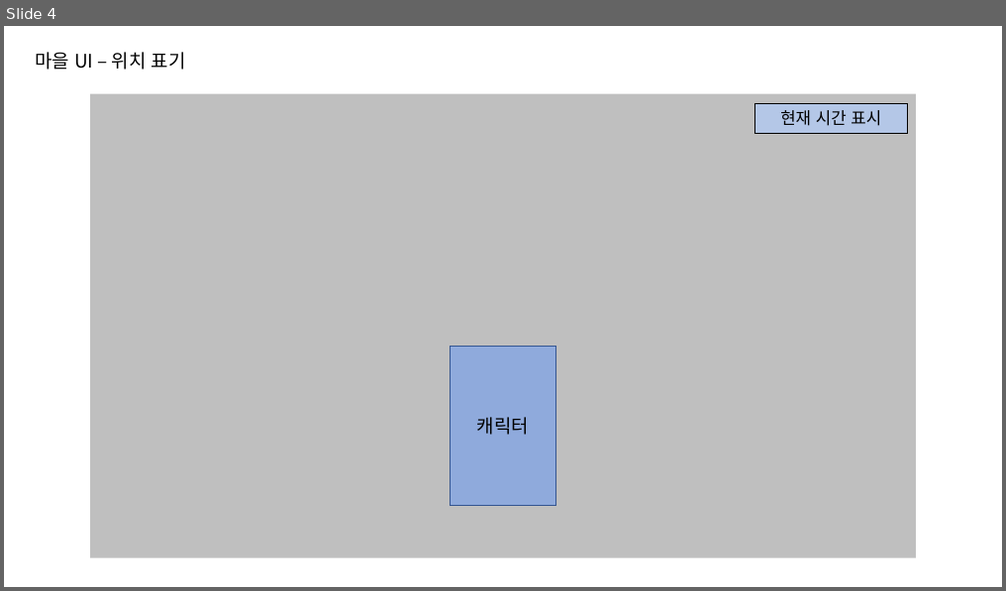
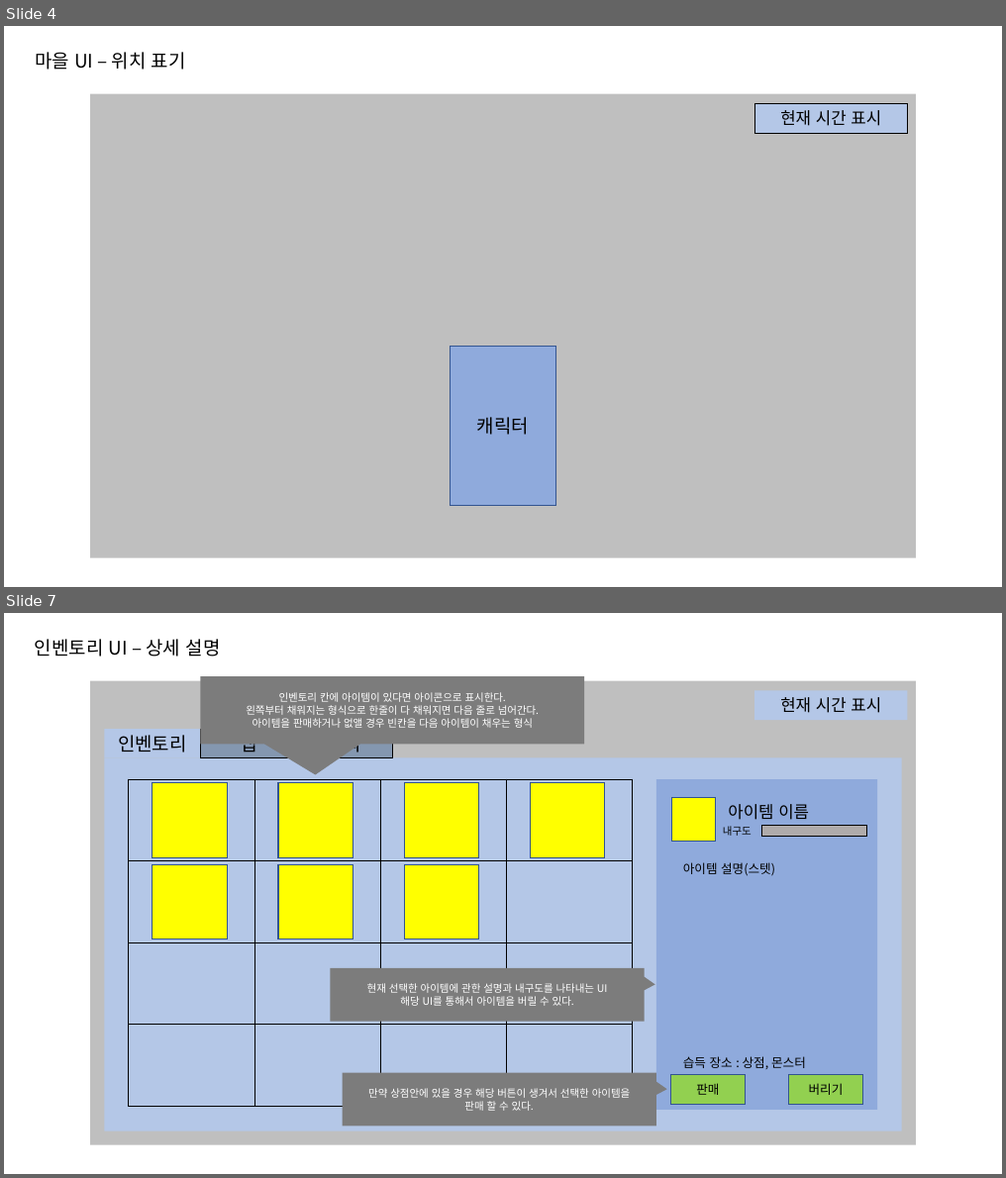
Before and after one commit to go4521304/Backyeah, a slide deck: document/UI기획서초안_ver1.1.pptx. Shown one above the other, each under a label of ours: slide 4 before the commit, slides 4 and 7 after it; the slides between them are not shown. The pictures are 1006x591 and 1006x1178 pixels, drawn with LibreOffice and Linux fonts; fonts in the diff are those of the drawing. Boxes give left, top, right and bottom in pixels: in the first picture for what was removed or moved away, otherwise in the second. Text is boxed around its words. In the diff, an @@ line names an element or a change of style, - is before the commit and + after.

```diff
--- a/document/UI기획서초안_ver1.1.pptx
+++ b/document/UI기획서초안_ver1.1.pptx
@@ slide 7 added at (4, 613, 1002, 1174), background #FFFFFF @@
@@ text added at (35, 639, 221, 657), 18 pt, text #000000 @@
+인벤토리 UI – 상세 설명
@@ rectangle added at (90, 681, 916, 1146), fill #BFBFBF @@
@@ speech box added at (200, 676, 584, 744), fill #7C7C7C, 10 pt, text #FFFFFF @@
+인벤토리 칸에 아이템이 있다면 아이콘으로 표시한다.
+왼쪽부터 채워지는 형식으로 한줄이 다 채워지면 다음 줄로 넘어간다.
+아이템을 판매하거나 없앨 경우 빈칸을 다음 아이템이 채우는 형식
@@ rectangle added at (754, 691, 908, 720), fill #B4C7E7, 16 pt, text #000000 @@
+현재 시간 표시
@@ rectangle added at (104, 729, 200, 759), fill #B4C7E7, 18 pt, text #000000 @@
+인벤토리
@@ rectangle added at (200, 729, 296, 759), fill #8497B0, outline #000000 1 pt, 18 pt, text #000000 @@
+맵
@@ rectangle added at (297, 729, 392, 759), fill #8497B0, outline #000000 1 pt, 18 pt, text #000000 @@
+의뢰
@@ rectangle added at (104, 759, 902, 1132), fill #B4C7E7 @@
@@ table added at (129, 779, 632, 1106), 4 rows, 4 columns @@
+ |  |  | 
+ |  |  | 
+ |  |  | 
+ |  |  | 
@@ rectangle added at (152, 783, 227, 858), fill #FFFF00, outline #325491 1 pt @@
@@ rectangle added at (278, 783, 352, 858), fill #FFFF00, outline #325491 1 pt @@
@@ rectangle added at (405, 783, 479, 858), fill #FFFF00, outline #325491 1 pt @@
@@ rectangle added at (531, 783, 605, 858), fill #FFFF00, outline #325491 1 pt @@
@@ rectangle added at (656, 779, 877, 1109), fill #8FAADC @@
@@ rectangle added at (672, 797, 716, 842), fill #FFFF00, outline #325491 1 pt @@
@@ text added at (728, 804, 809, 820), 16 pt, text #000000 @@
+아이템 이름
@@ text added at (723, 826, 751, 836), 10 pt, text #000000 @@
+내구도
@@ rectangle added at (762, 826, 867, 836), fill #AFABAB, outline #000000 1 pt @@
@@ rectangle added at (152, 864, 227, 940), fill #FFFF00, outline #325491 1 pt @@
@@ rectangle added at (278, 864, 352, 940), fill #FFFF00, outline #325491 1 pt @@
@@ rectangle added at (405, 864, 479, 940), fill #FFFF00, outline #325491 1 pt @@
@@ text added at (683, 862, 806, 1069), 12 pt, text #000000 @@
+아이템 설명(스텟)
+습득 장소 : 상점, 몬스터
@@ speech box added at (331, 968, 645, 1022), fill #7C7C7C, 10 pt, text #FFFFFF @@
+현재 선택한 아이템에 관한 설명과 내구도를 나타내는 UI
+해당 UI를 통해서 아이템을 버릴 수 있다.
@@ speech box added at (343, 1073, 656, 1127), fill #7C7C7C, 10 pt, text #FFFFFF @@
+만약 상점안에 있을 경우 해당 버튼이 생겨서 선택한 아이템을
+판매 할 수 있다.
@@ rectangle added at (670, 1075, 746, 1105), fill #92D050, outline #325491 1 pt, 12 pt, text #000000 @@
+판매
@@ rectangle added at (788, 1075, 863, 1105), fill #92D050, outline #325491 1 pt, 12 pt, text #000000 @@
+버리기
```
Also in this commit, not shown: 3 slides changed, 4 other slides added.
